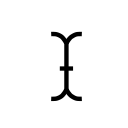
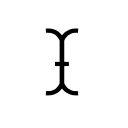
Layered file, before and after one edit (128 × 128). Changes by layer:
painted on "Vector Smart Object copy" over [45, 28, 82, 102]
